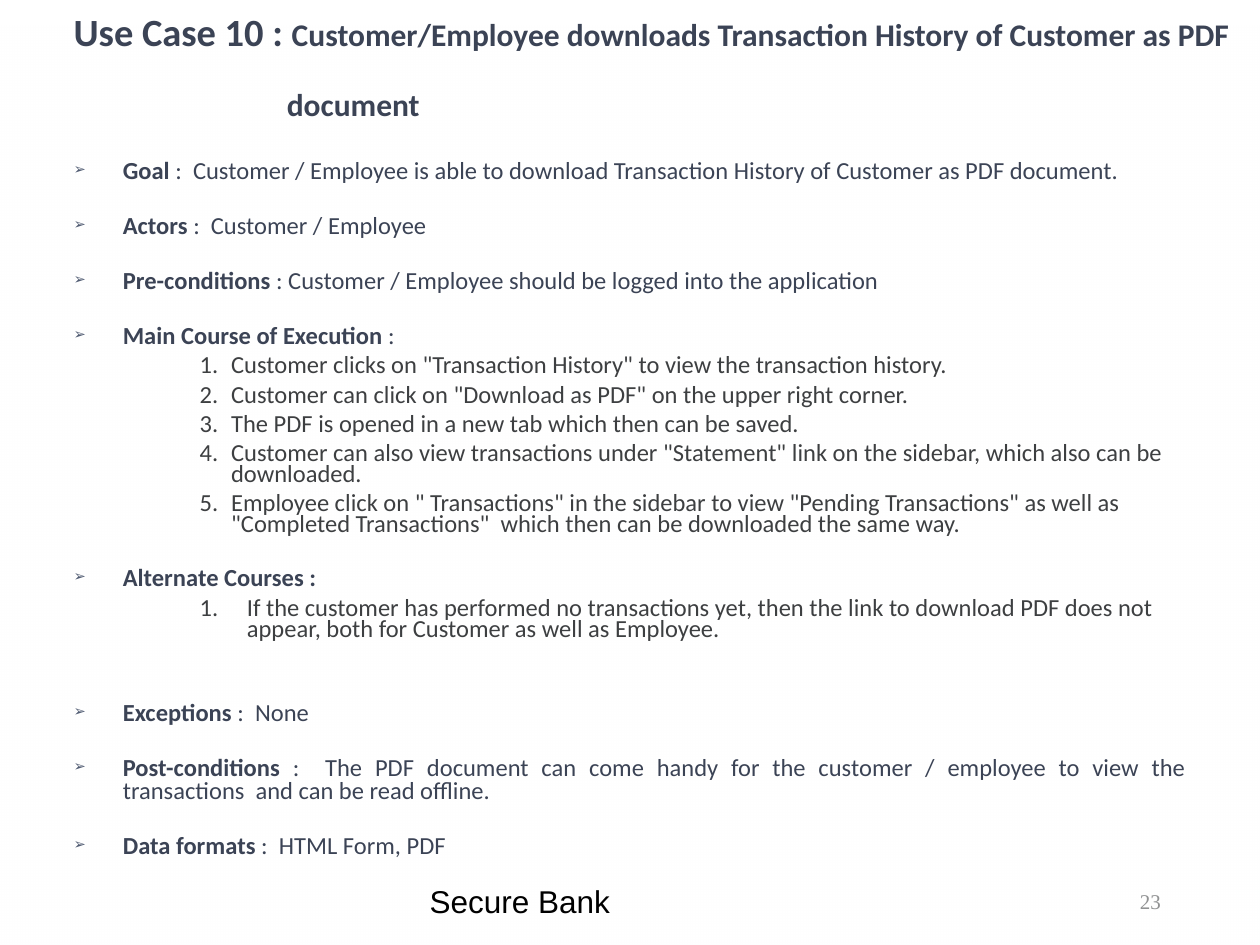
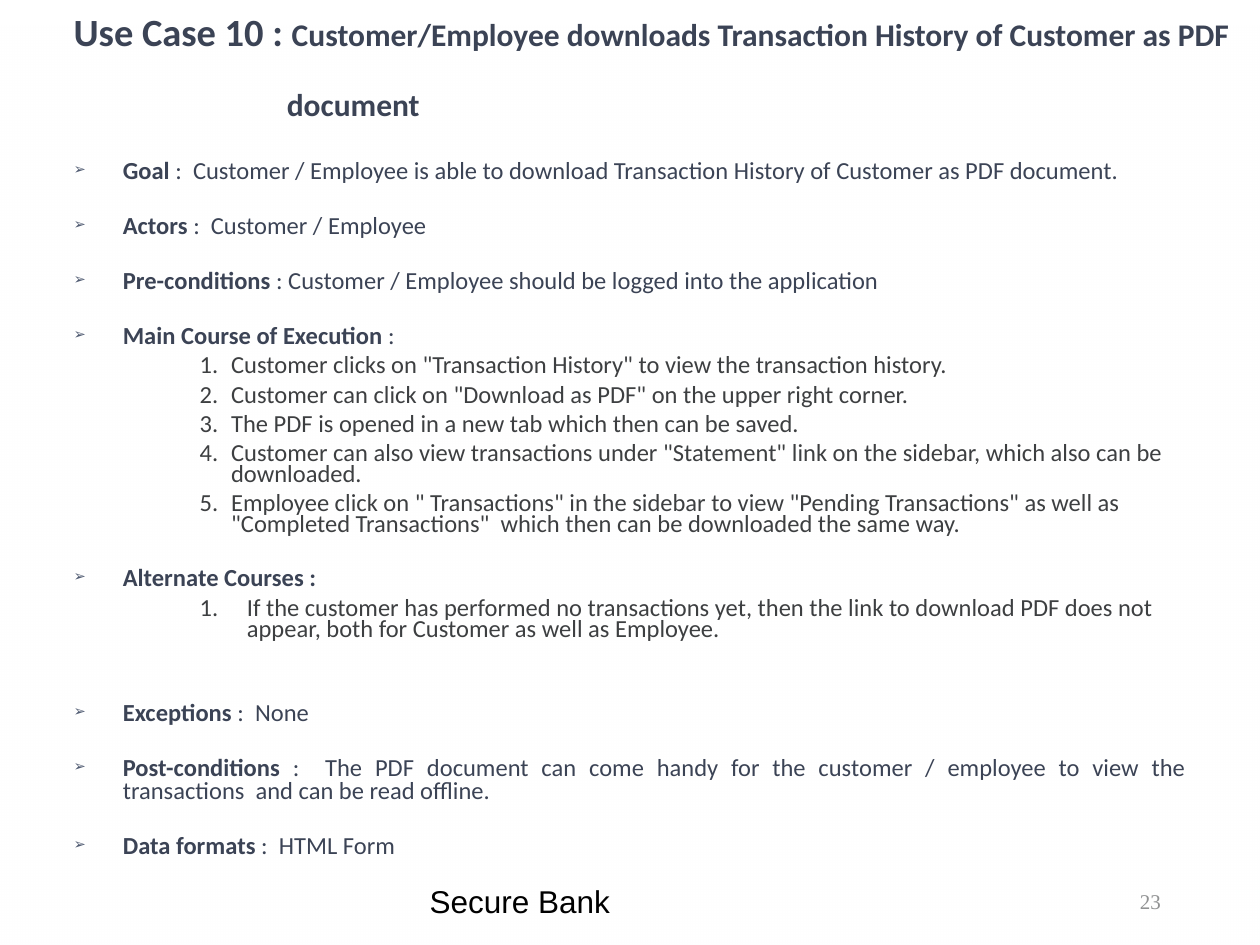
Before and after one commit to kwuerl/secure-coding-team-8, a slide deck: slide 23 of presentations/Phase3.ppt. Drawn at 1260x945 pixels with LibreOffice and Linux fonts; fonts in the diff are those of the drawing; background and template pictures are left out. Boxes give left, top, right and bottom in pixels: in the first picture for what was removed or moved away, otherwise in the second. Text is boxed around its words. In the diff, an @@ line names an element or a change of style, - is before the commit and + after.

```diff
--- a/presentations/Phase3.ppt
+++ b/presentations/Phase3.ppt
@@ text at bbox=[123, 837, 395, 854]: text changed; bold on @@
-➢ Data formats : HTML Form, PDF
+➢ Data formats : HTML Form
```
Also in this commit, not shown: 10 other slides changed, 3 slides added.
